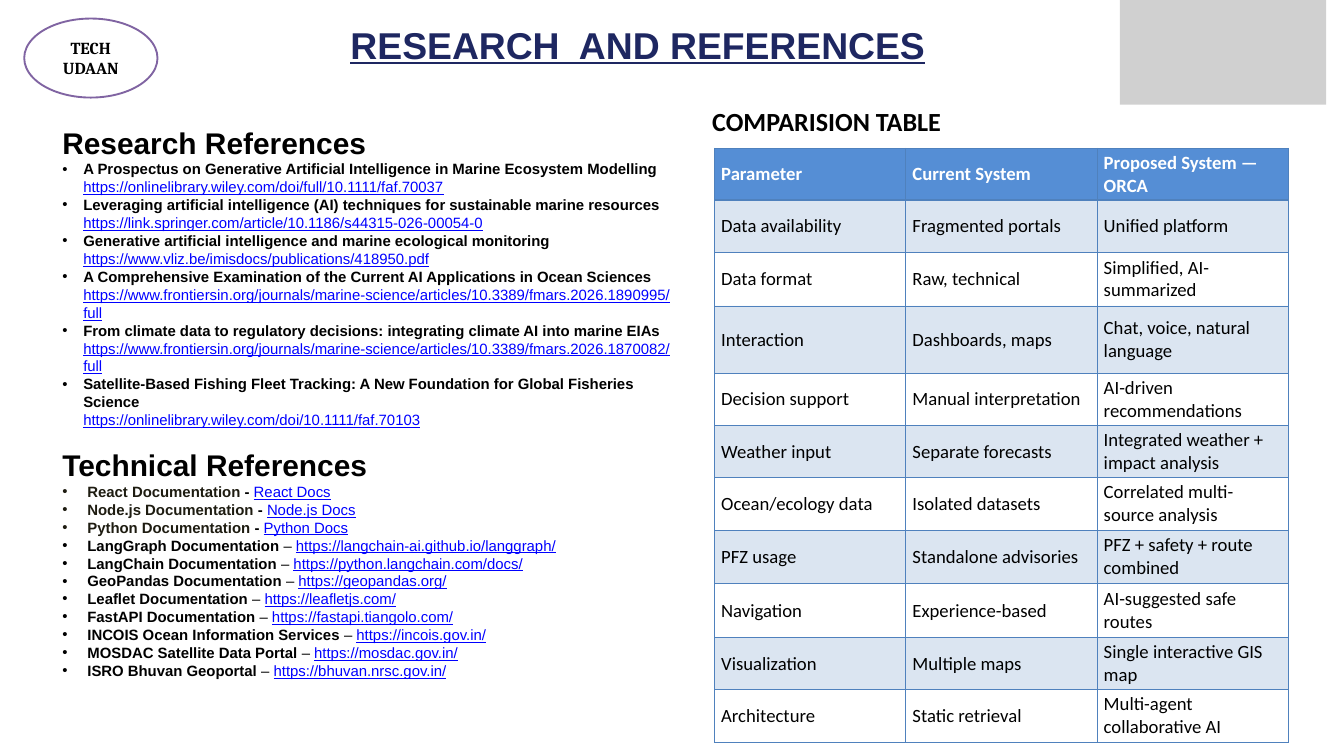
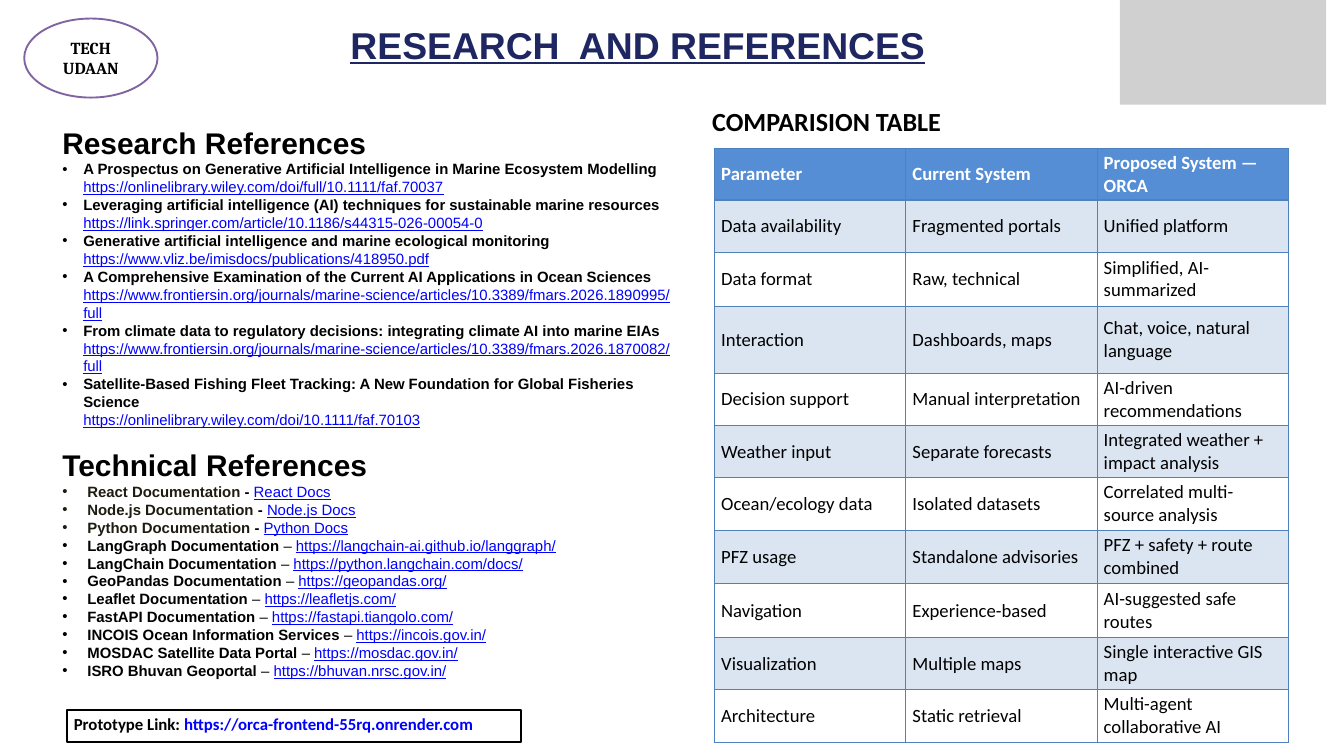
Before and after one commit to avinash2005bharti/NEERDRISTHI, a slide deck: slide 6 of SIH26176.pptx. Drawn at 1344x756 pixels with LibreOffice and Linux fonts; fonts in the diff are those of the drawing; grey boxes stand for pictures. Boxes give left, top, right and bottom in pixels: in the first picture for what was removed or moved away, otherwise in the second. Text is boxed around its words. In the diff, an @@ line names an element or a change of style, - is before the commit and + after.

```diff
--- a/SIH26176.pptx
+++ b/SIH26176.pptx
@@ rectangle added at (67, 710, 521, 742), outline #000000 2 pt @@
@@ text added at (74, 718, 473, 733), 18 pt, text #0000FF, bold @@
+Prototype Link: https://orca-frontend-55rq.onrender.com
```
Also in this commit, not shown: 2 other slides changed, 4 other files.
